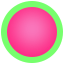
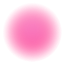
Layered file, before and after one edit (64 × 64). Changes by layer:
hid "Ellipse 2" over [7, 7, 57, 57]
hid "Ellipse 1" over [1, 1, 63, 63]
showed "Layer 2" (2nd of 2), painted on it over [2, 2, 62, 62]
